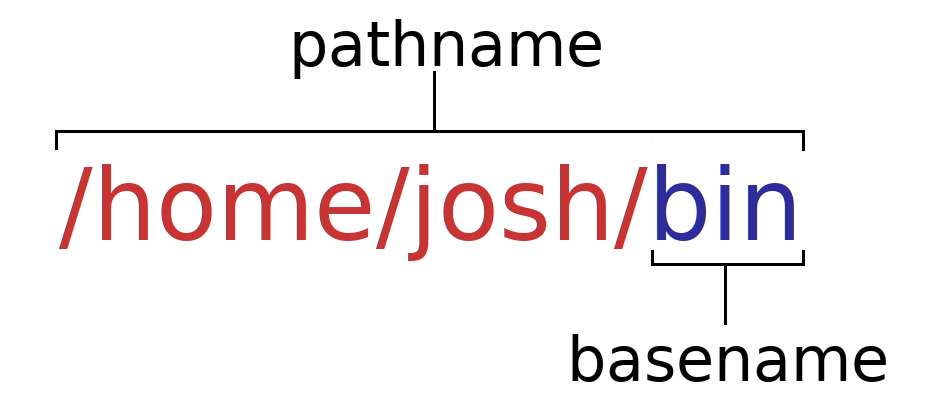
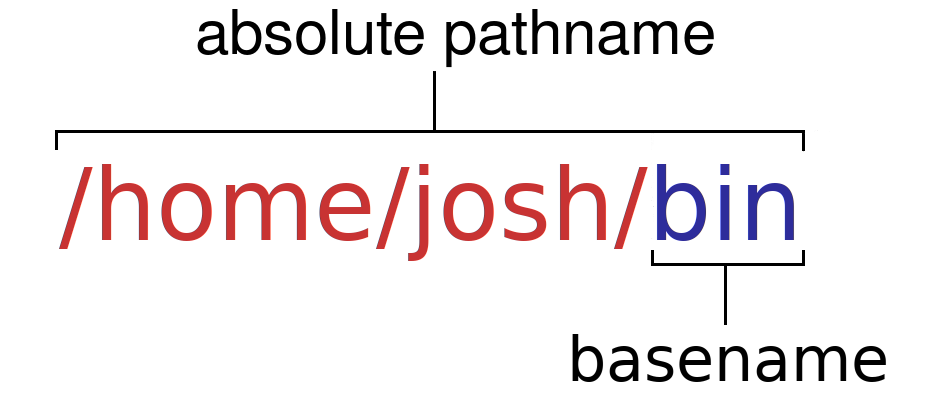
Before/after of a 933 x 413 layered artwork. What changed in the layer stack:
renamed "pathname" to "absolute pathname", painted on it over [197, 9, 714, 79]
